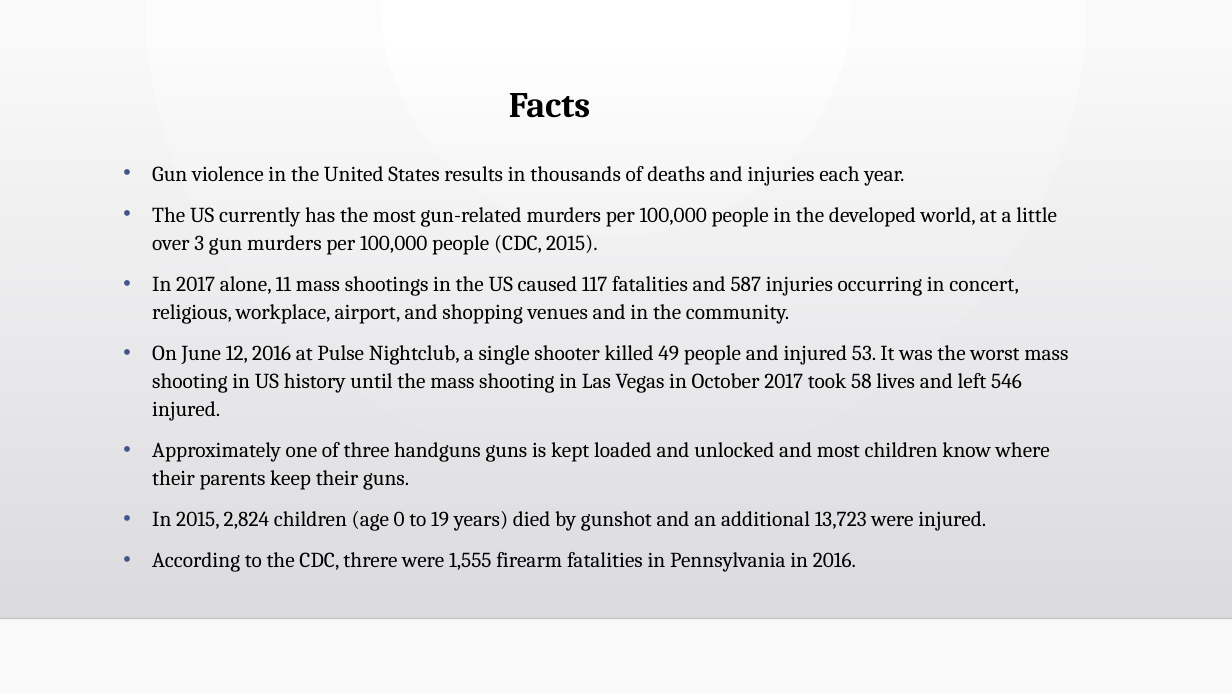
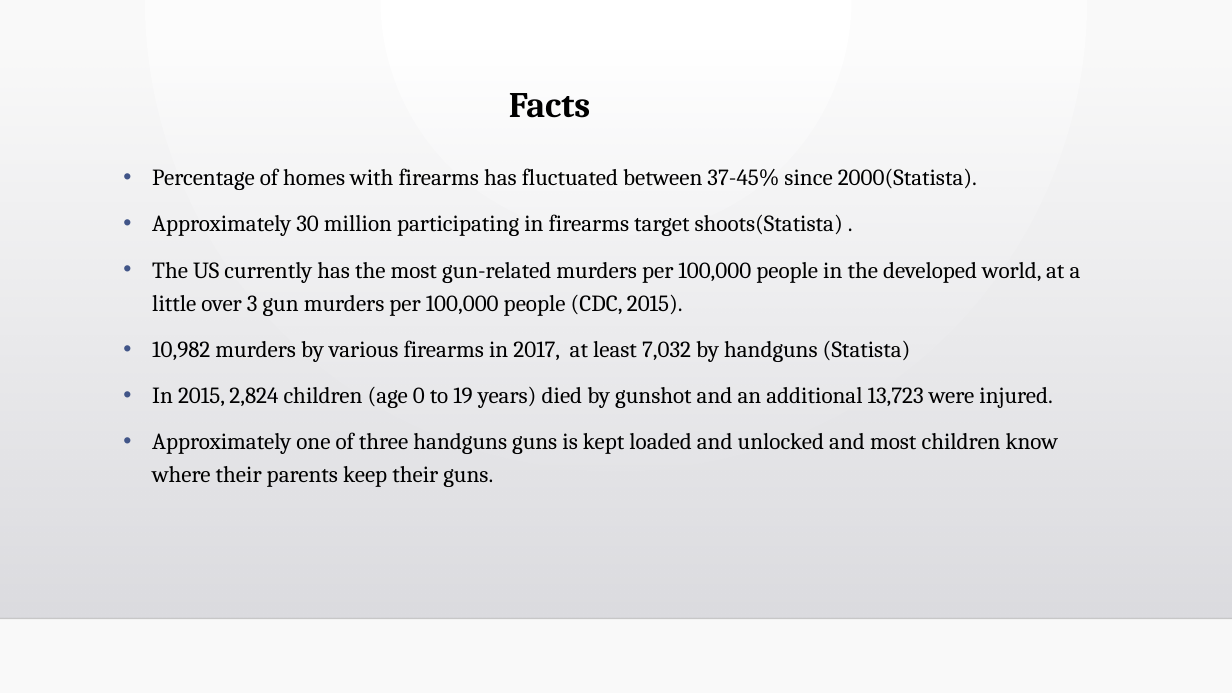
Before and after one commit to vabigdatamover/dream-team, a slide deck: slide 10 of Firearm Registration correlated to state_0725.pptx (slide 2 before the commit). Drawn at 1232x693 pixels with LibreOffice and Linux fonts; fonts in the diff are those of the drawing; background and template pictures are left out. Boxes give left, top, right and bottom in pixels: in the first picture for what was removed or moved away, otherwise in the second. Text is boxed around its words. In the diff, an @@ line names an element or a change of style, - is before the commit and + after.

```diff
--- a/Firearm Registration correlated to state_0725.pptx
+++ b/Firearm Registration correlated to state_0725.pptx
@@ text at (152,168,977,236): text changed; size 16.6 to 18 pt @@
-• Gun violence in the United States results in thousands of deaths and injuries each year.
+• Percentage of homes with firearms has fluctuated between 37-45% since 2000(Statista).
+• Approximately 30 million participating in firearms target shoots(Statista) .
@@ text at (152,262,1081,487): size 16.6 to 18 pt in "The US currently has the most gun-related ...", "Approximately one of three handguns guns is ..."; line spacing 1.1 to 1.2 @@
@@ text at (152,340,1053,408): text changed; size 16.6 to 18 pt @@
-• In 2017 alone, 11 mass shootings in the US caused 117 fatalities and 587 injuries occurring in concert, religious, workplace, airport, and shopping venues and in the community.
-• On June 12, 2016 at Pulse Nightclub, a single shooter killed 49 people and injured 53. It was the worst mass shooting in US history until the mass shooting in Las Vegas in October 2017 took 58 lives and left 546 injured.
+• 10,982 murders by various firearms in 2017, at least 7,032 by handguns (Statista)
+• In 2015, 2,824 children (age 0 to 19 years) died by gunshot and an additional 13,723 were injured.
@@ text at (152,511,986,572): paragraphs removed @@
-• In 2015, 2,824 children (age 0 to 19 years) died by gunshot and an additional 13,723 were injured.
-• According to the CDC, threre were 1,555 firearm fatalities in Pennsylvania in 2016.
```
Also in this commit, not shown: 1 other slide changed, 4 slides added, 1 slide removed, 1 other file.
